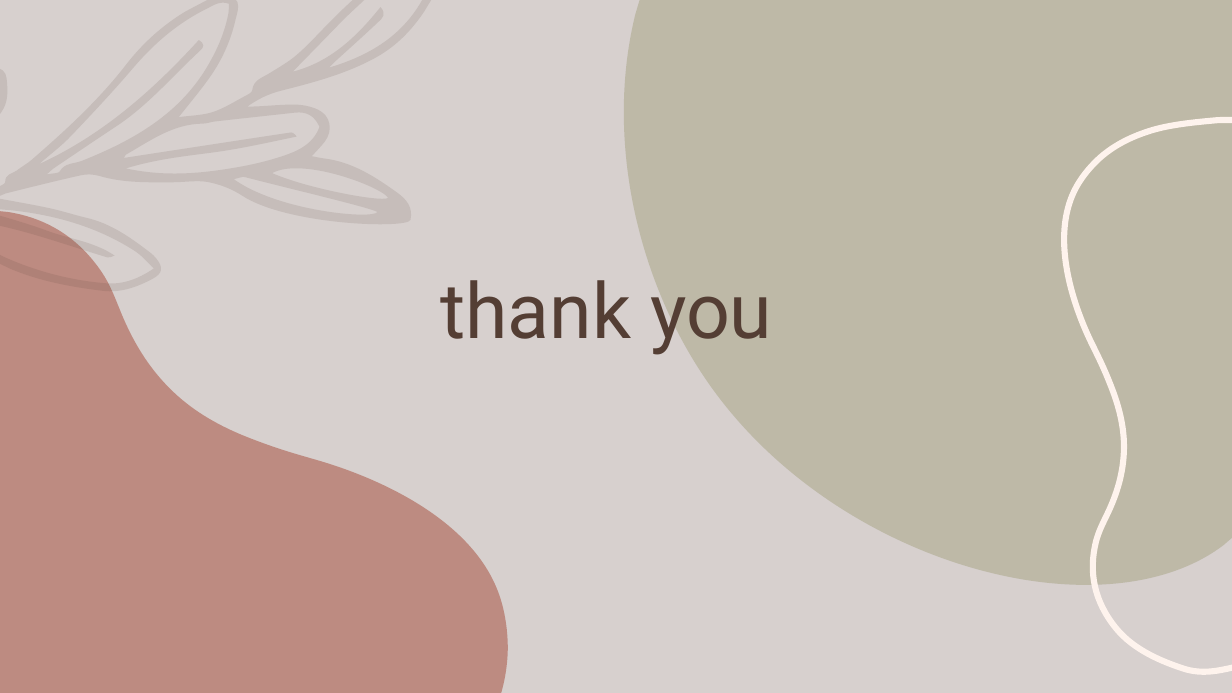
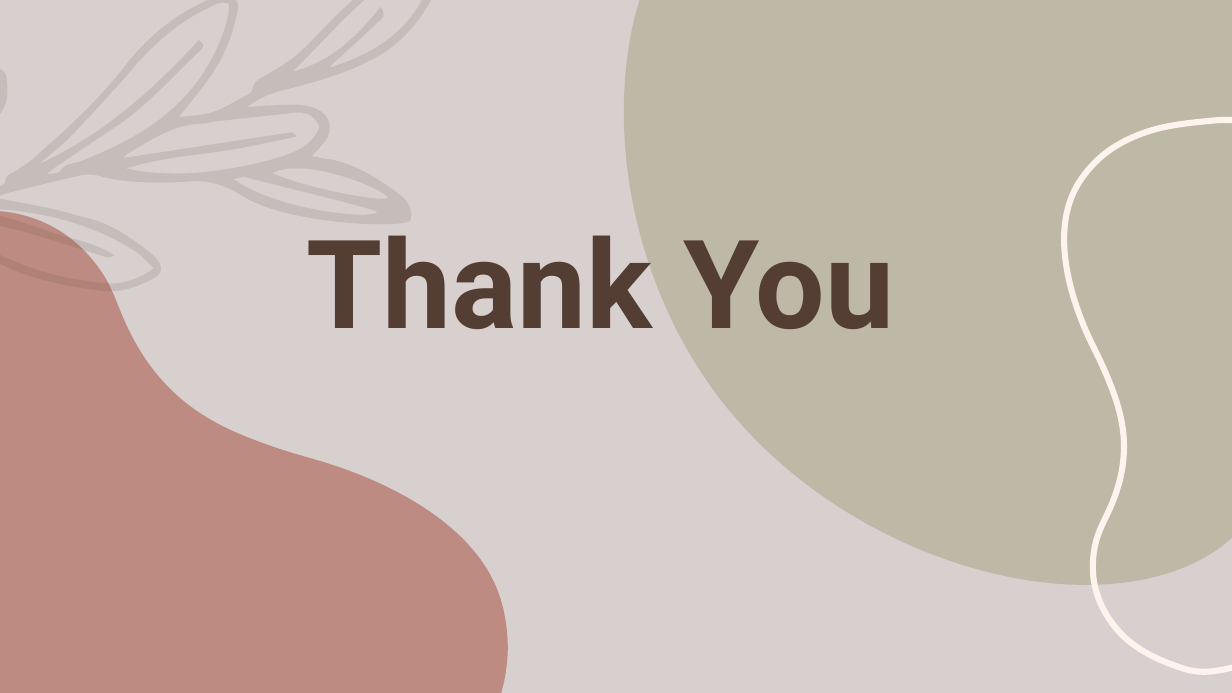
Before and after one commit to rmelancolico/EkklesiaValencia, a slide deck: slide 7 of Dawn Prayer/Own/Be the new wineskin/Be The New Wineskin.pptx. Drawn at 1232x693 pixels with LibreOffice and Linux fonts; fonts in the diff are those of the drawing. Boxes give left, top, right and bottom in pixels: in the first picture for what was removed or moved away, otherwise in the second. Text is boxed around its words. In the diff, an @@ line names an element or a change of style, - is before the commit and + after.

```diff
--- a/Dawn Prayer/Own/Be the new wineskin/Be The New Wineskin.pptx
+++ b/Dawn Prayer/Own/Be the new wineskin/Be The New Wineskin.pptx
@@ title at bbox=[307, 235, 894, 329]: text changed; size 60 to 96 pt; bold on @@
-thank you
+Thank You
```
Also in this commit, not shown: 6 other slides changed, 1 other file.
